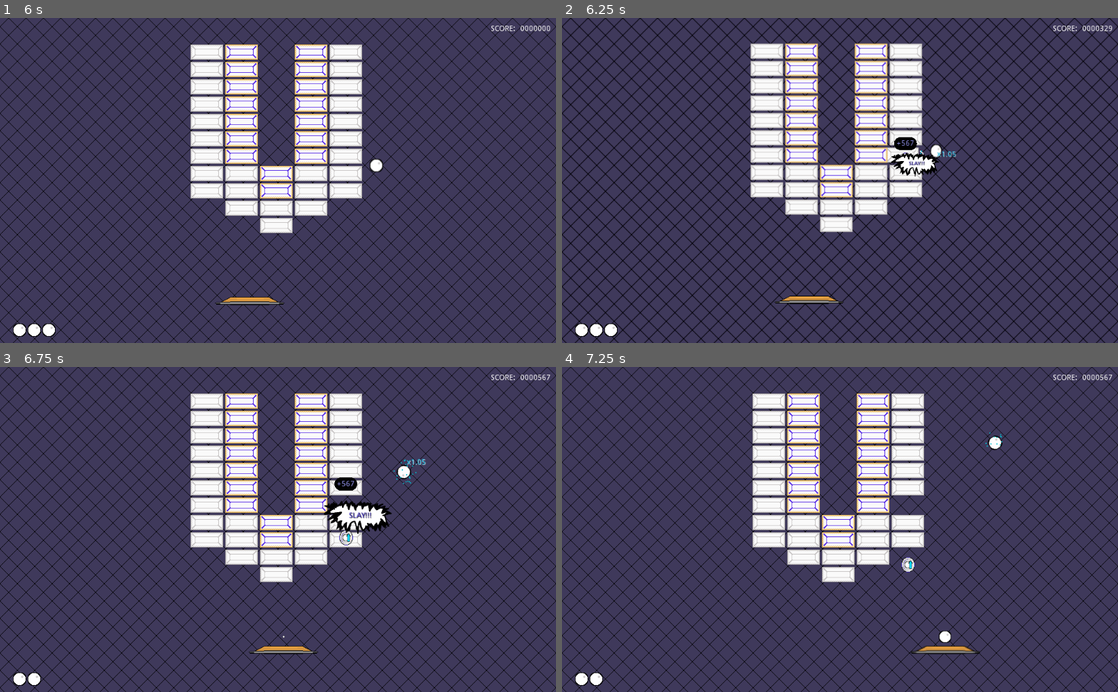
Above: before the commit, frames 1-4 (two rows, left to right).
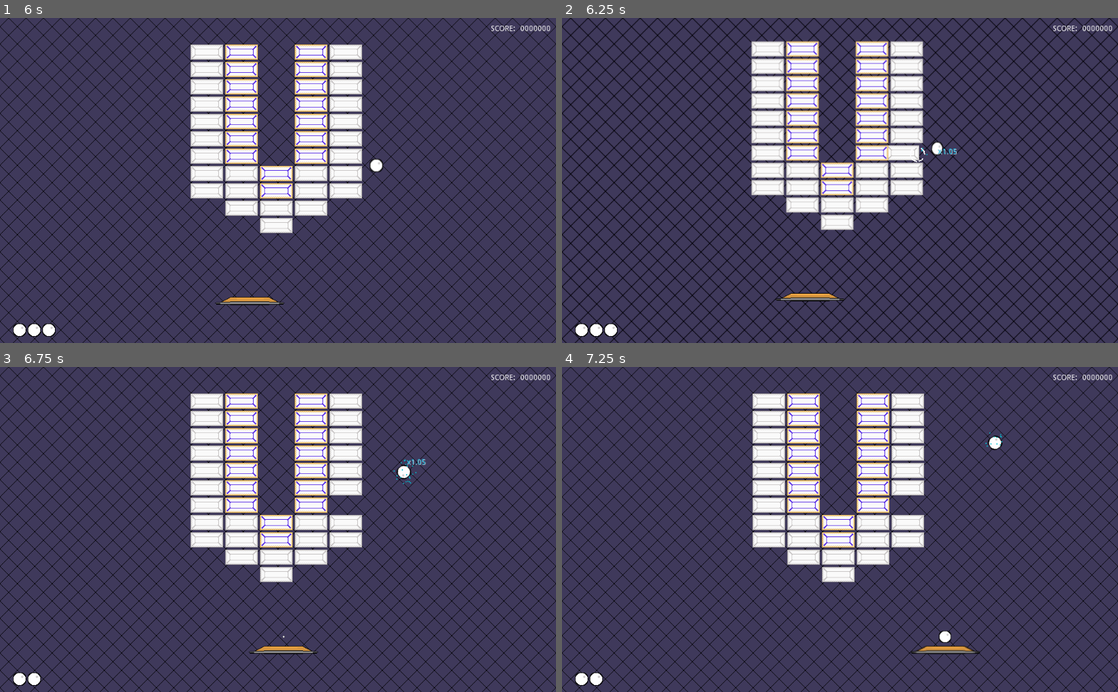
Above: after the commit, the same moments.

Repository: Anatolij-Grigorjev/Breakout4Godot
Game: Godot game, scene res://BreakoutGame.tscn
Same seed, same stepped clock (60 frames per second), same inputs: the game is played once before the commit and once after it.
Inputs (mouse positions are in pixels of both pictures, inside the frame that each line leads up to):
- Up to frame 1 (6 s): tap Enter (ui_accept) at 0.5, 0.77, 2, 3.5, 3.77 s; move the mouse to (400, 164) at 0.52 s; hold Right (paddle_right) 0.53-1.25 s; tap Space (paddle_launch_ball) at 0.6, 3.6 s; click (400, 164) at 0.67 s; drag from (166, 196) to (250, 245) at 1.27 s; move the mouse to (333, 109) at 2.02 s; hold Right (paddle_right) 2.03-2.75 s; tap Alt at 2.1, 5.1 s; drag from (250, 245) to (111, 131) at 2.77 s; move the mouse to (444, 229) at 3.52 s; hold Left (paddle_left) 3.53-4.25 s; drag from (111, 131) to (194, 99) at 4.27 s; move the mouse to (305, 180) at 5.02 s; hold Left (paddle_left) 5.03-5.75 s; click (305, 180) at 5.17 s; drag from (194, 99) to (166, 196) at 5.77 s
- Up to frame 2 (6.25 s): no input
- Up to frame 3 (6.75 s): move the mouse to (400, 513) at 6.52 s; hold Right (paddle_right) from 6.53 s (still down); tap Space (paddle_launch_ball) at 6.6 s
- Up to frame 4 (7.25 s): keep holding Right (paddle_right); tap Enter (ui_accept) at 6.77 s

Frame 1 is identical in both runs. In frame 2, 9.5% of the frame differs, in the area x 33-99%, y 2-89%; in frame 3, 1.0%; in frame 4, 0.1%.
Error after the commit: Invalid get index '0' (on base: 'Dictionary'). (res://BreakoutGame.gd:346)

Commit message:
transfer points map to game stage ownership

Diff:
--- a/game/BreakoutGame.gd
+++ b/game/BreakoutGame.gd
@@ -50,6 +50,9 @@
 
 var bricks: Node2D
 var bricks_shake_dampener: Node2D
+var points_for_brick_of_type = {
+	"0": 540.0
+}
 
 
 func _ready():
@@ -85,14 +88,14 @@
 
 
 func _build_and_configure_stage_bricks(bricksScn: PackedScene, bricks_config_filepath: String) -> Node2D:
+	var configs_map = Utils.file2JSON(bricks_config_filepath)
+
 	var new_bricks = bricksScn.instance()
-	var configs_map = Utils.file2JSON(bricks_config_filepath)
-
 	new_bricks.brick_type_transitions = configs_map.brick_type_transitions
-	new_bricks.points_for_brick_of_type = configs_map.points_for_brick_of_type
-
 	add_child_below_node(camera, new_bricks)
 	new_bricks.position = Vector2(configs_map.starting_pos.x, configs_map.starting_pos.y)
+
+	points_for_brick_of_type = configs_map.points_for_brick_of_type
 
 	return new_bricks
 
@@ -338,8 +341,9 @@
 	gameEndMessage.get_node("AnimationPlayer").play("RESET")
 
 
+
 func _get_points_for_brick_type(ball: Ball, type: int) -> float:
-	return bricks.get_points_for_brick_type(type) * ball.currentSpeedupCoef()
+	return Utils.nvl(points_for_brick_of_type[type], 0) * ball.currentSpeedupCoef()
 
 
 func _fire_collision_particles(collision: KinematicCollision2D):
--- a/game/bricks/BricksMap.gd
+++ b/game/bricks/BricksMap.gd
@@ -12,9 +12,7 @@
 	"1": [0],
 	"0": [-1]
 }
-export(Dictionary) var points_for_brick_of_type = {
-	"0": 540.0
-}
+
 
 var types_transition_map = {}
 var total_num_bricks: int = 0
@@ -41,10 +39,6 @@
 		var first_used_cell = get_used_cells()[0]
 		var rand_normal = Vector2(rand_range(-1.0, 1.0), rand_range(-1.0, 1.0))
 		_hit_brick_at_idx_by_ball(Utils.getFirstTreeNodeInGroup(get_tree(), "ball"), first_used_cell, rand_normal)
-
-
-func get_points_for_brick_type(type: int) -> float:
-	return points_for_brick_of_type[str(type)]
 
 
 func bricks_hit_at_by_ball(ball, global_hit_pos: Vector2, hit_normal: Vector2):
